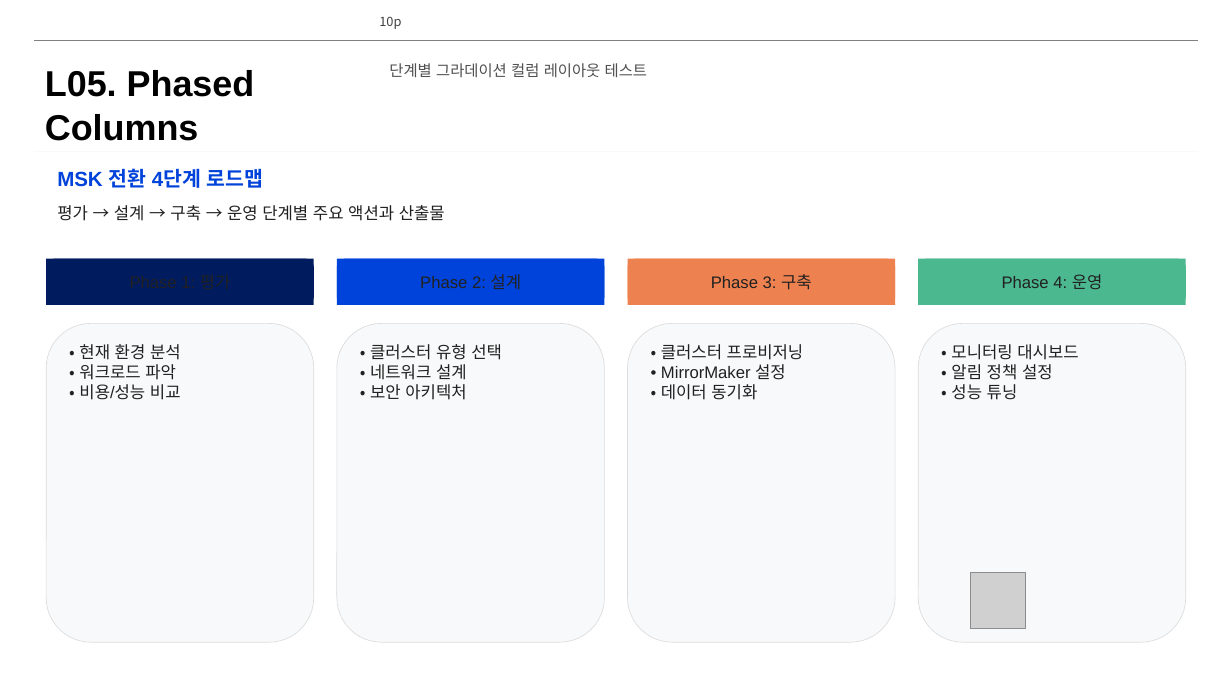
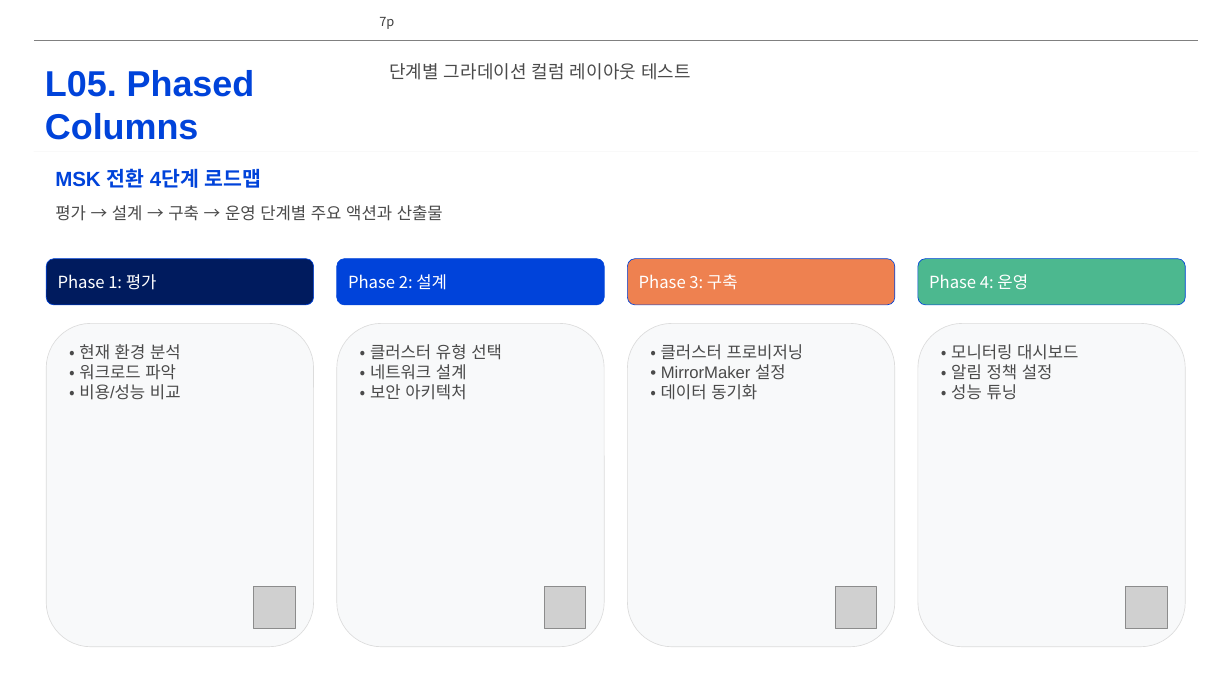
Before and after one commit to lhs6395-hslee/project-steer, a slide deck: slide 7 of results/pptx/AWS_MSK_Expert_Intro.pptx (slide 10 before the commit). Drawn at 1232x693 pixels with LibreOffice and Linux fonts; fonts in the diff are those of the drawing; grey boxes stand for pictures; background and template pictures are left out. Boxes give left, top, right and bottom in pixels: in the first picture for what was removed or moved away, otherwise in the second. Text is boxed around its words. In the diff, an @@ line names an element or a change of style, - is before the commit and + after.

```diff
--- a/results/pptx/AWS_MSK_Expert_Intro.pptx
+++ b/results/pptx/AWS_MSK_Expert_Intro.pptx
@@ page number at <box>379,17,394,29</box>: text changed @@
-10p
+7p
@@ text "단계별 그라데이션 컬럼 레이아웃 테스트" at <box>389,63,691,80</box>: size 12 to 14 pt, font Noto Sans CJK KR to Arial, text colour #505050 to #4A4A4A @@
@@ text at <box>45,70,255,140</box>: text changed; text colour #000000 to #0043DA @@
-L05. Phased Columns
+L05. Phased
+Columns
@@ text "MSK 전환 4단계 로드맵" at <box>55,168,262,188</box>: vertical alignment middle to top @@
@@ text "평가 → 설계 → 구축 ..." at <box>55,205,443,221</box>: text colour #212121 to #4A4A4A; vertical alignment middle to top @@
@@ rounded rectangle removed at <box>46,259,314,305</box> @@
@@ rounded rectangle removed at <box>337,259,605,305</box> @@
@@ rounded rectangle removed at <box>628,259,896,305</box> @@
@@ font Arial to Noto Sans CJK KR, text colour #212121 to #FFFFFF; alignment centre to left; rectangle to rounded rectangle; outline none to #0043DA 0.5 pt in 4 elements at <box>46,259,313,305</box>, <box>337,259,604,305</box>, <box>628,259,895,305</box>, <box>918,259,1185,305</box> @@
@@ rounded rectangle removed at <box>919,259,1187,305</box> @@
@@ rounded rectangle: place and size @@
-rounded rectangle at <box>46,323,314,642</box>
+rounded rectangle at <box>46,323,313,647</box>
@@ rounded rectangle: place and size @@
-rounded rectangle at <box>337,323,605,642</box>
+rounded rectangle at <box>337,323,604,647</box>
@@ rounded rectangle: place and size @@
-rounded rectangle at <box>628,323,896,642</box>
+rounded rectangle at <box>628,323,895,647</box>
@@ rounded rectangle: place and size @@
-rounded rectangle at <box>919,323,1187,642</box>
+rounded rectangle at <box>918,323,1185,647</box>
@@ text colour #212121 to #4A4A4A in 4 elements at <box>79,344,181,400</box>, <box>661,344,804,400</box>, <box>951,344,1078,400</box>, <box>370,344,502,400</box> @@
@@ picture added at <box>254,587,296,628</box> @@
@@ picture added at <box>544,587,586,628</box> @@
@@ picture added at <box>836,587,877,628</box> @@
@@ picture removed at <box>970,573,1026,628</box> @@
@@ picture added at <box>1126,587,1167,628</box> @@
```
Also in this commit, not shown: 7 other slides changed, 3 slides removed, 2 other files.
